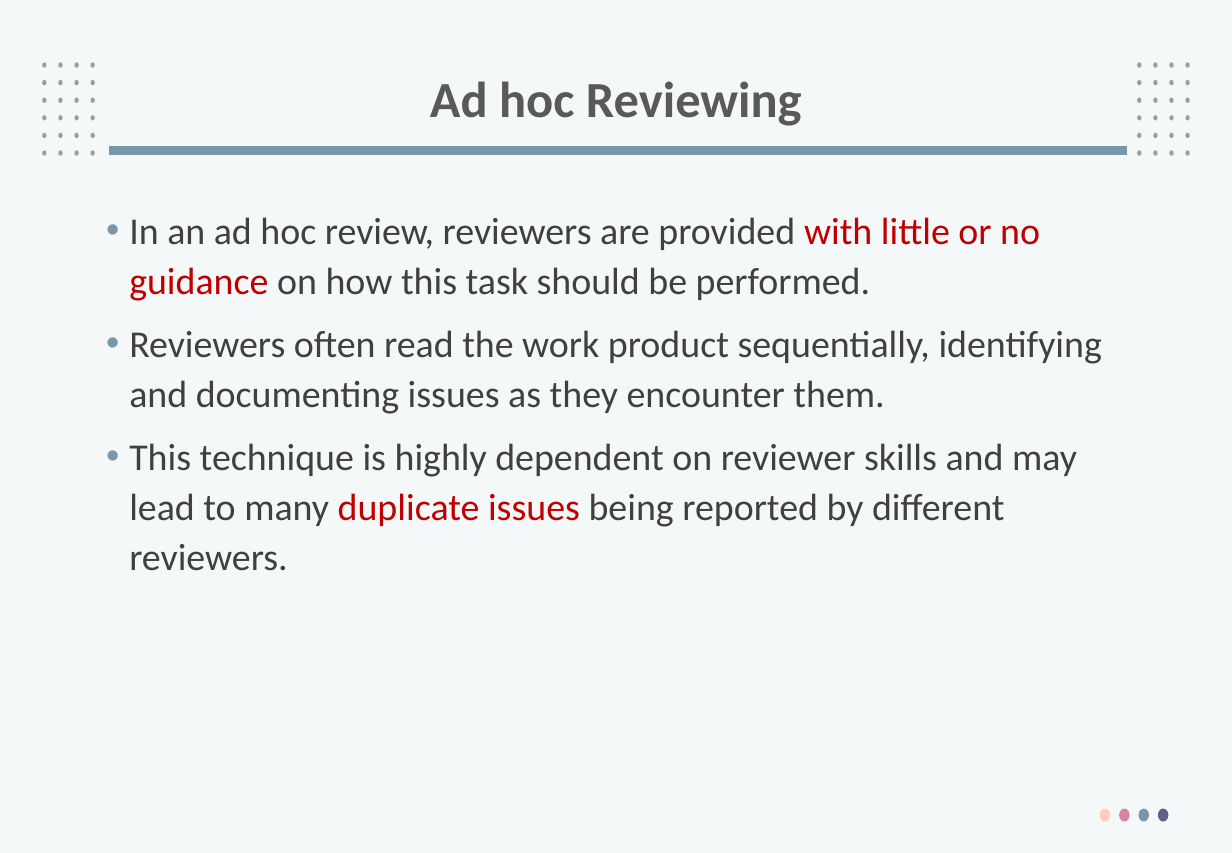
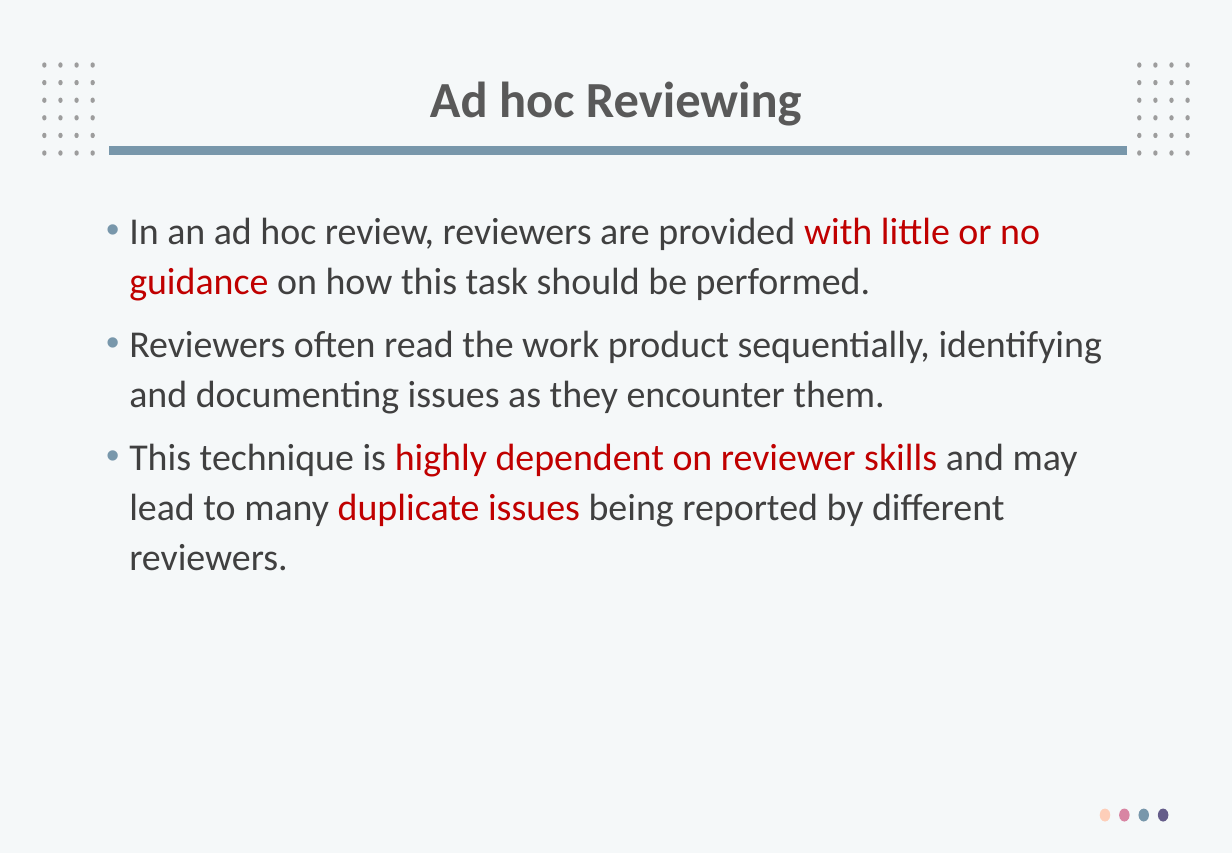
Before and after one commit to PhanManh2003/Specialization, a slide deck: slide 56 of 24_fall/SWT301/Slide 2018/SWT3_tim.pptx. Drawn at 1232x853 pixels with LibreOffice and Linux fonts; fonts in the diff are those of the drawing; background and template pictures are left out. Boxes give left, top, right and bottom in pixels: in the first picture for what was removed or moved away, otherwise in the second. Text is boxed around its words. In the diff, an @@ line names an element or a change of style, - is before the commit and + after.

```diff
--- a/24_fall/SWT301/Slide 2018/SWT3_tim.pptx
+++ b/24_fall/SWT301/Slide 2018/SWT3_tim.pptx
@@ text at <box>129,443,1078,571</box>: text colour #404040 to #C00000 in "highly dependent on reviewer skills" @@
```
Also in this commit, not shown: 30 other slides changed, 2 other files.
